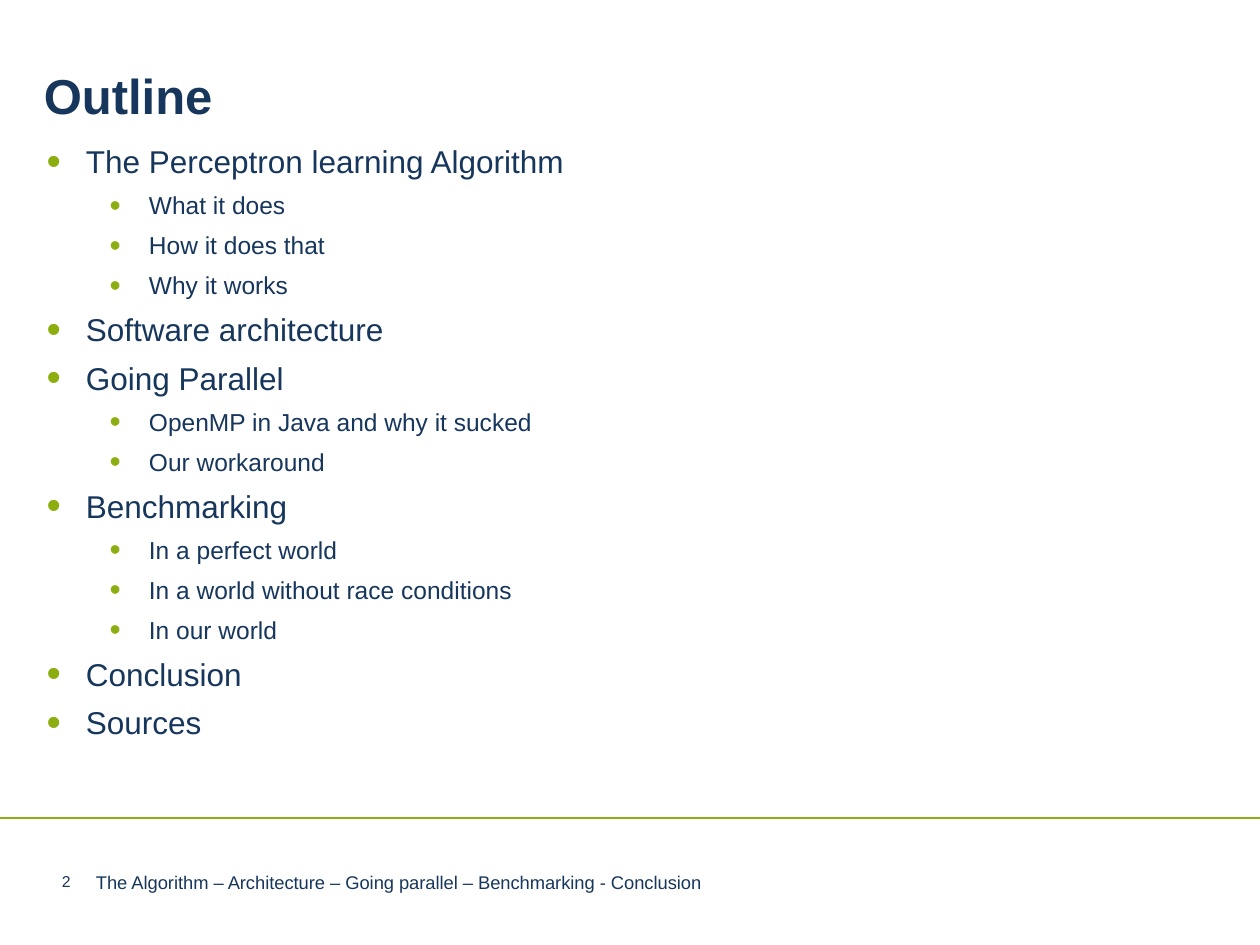
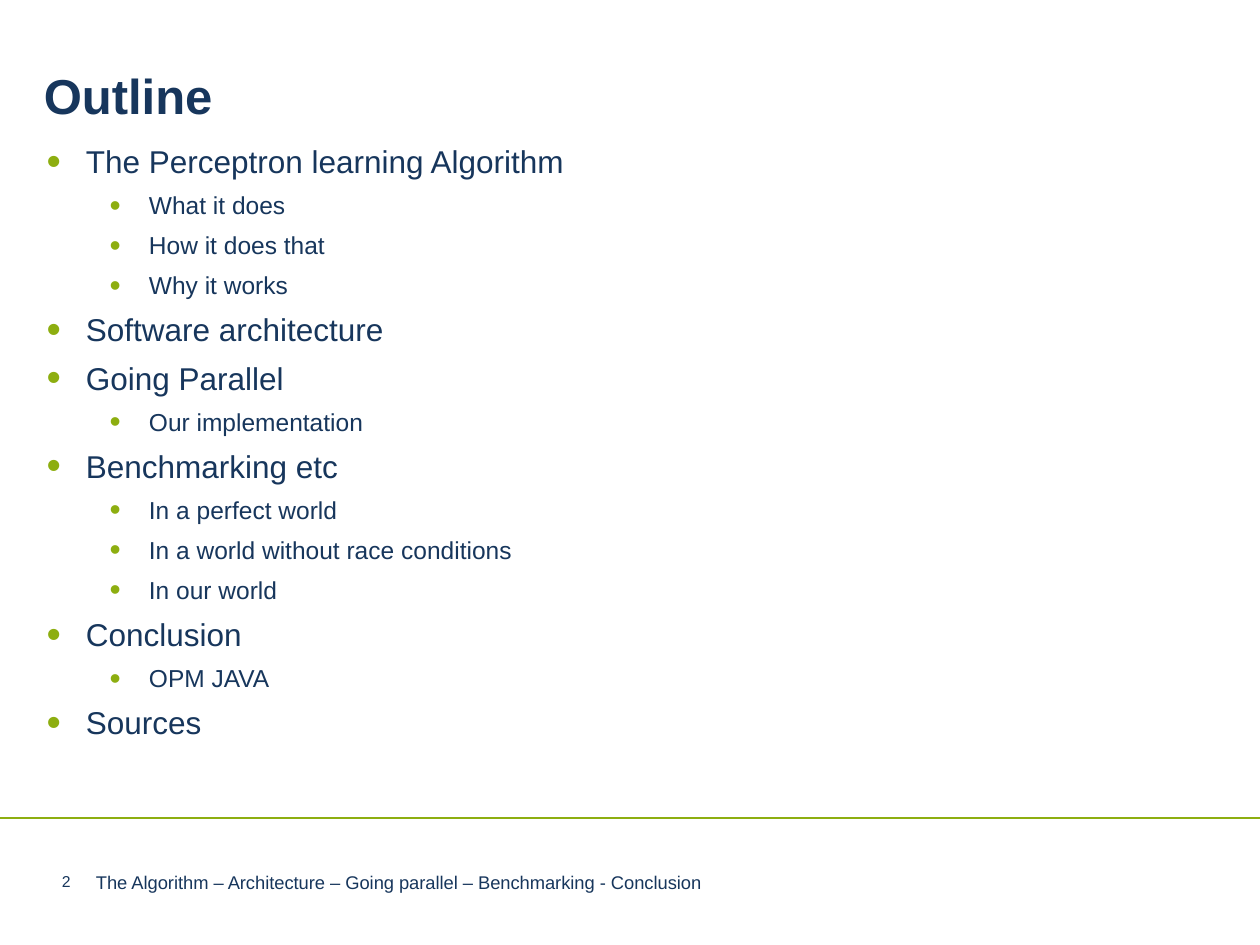
Before and after one commit to LnFlg/Perceptron, a slide deck: slide 2 of Perceptron Algorithm neueres PPT-Format.pptx. Drawn at 1260x945 pixels with LibreOffice and Linux fonts; fonts in the diff are those of the drawing; background and template pictures are left out. Boxes give left, top, right and bottom in pixels: in the first picture for what was removed or moved away, otherwise in the second. Text is boxed around its words. In the diff, an @@ line names an element or a change of style, - is before the commit and + after.

```diff
--- a/Perceptron Algorithm neueres PPT-Format.pptx
+++ b/Perceptron Algorithm neueres PPT-Format.pptx
@@ text at <box>86,413,363,484</box>: text changed @@
-  • OpenMP in Java and why it sucked
-  • Our workaround
-• Benchmarking
+  • Our implementation
+• Benchmarking etc
@@ text at <box>149,670,270,688</box>: paragraph added @@
+  • OPM JAVA
```
Also in this commit, not shown: 2 other slides changed, 2 slides added.
